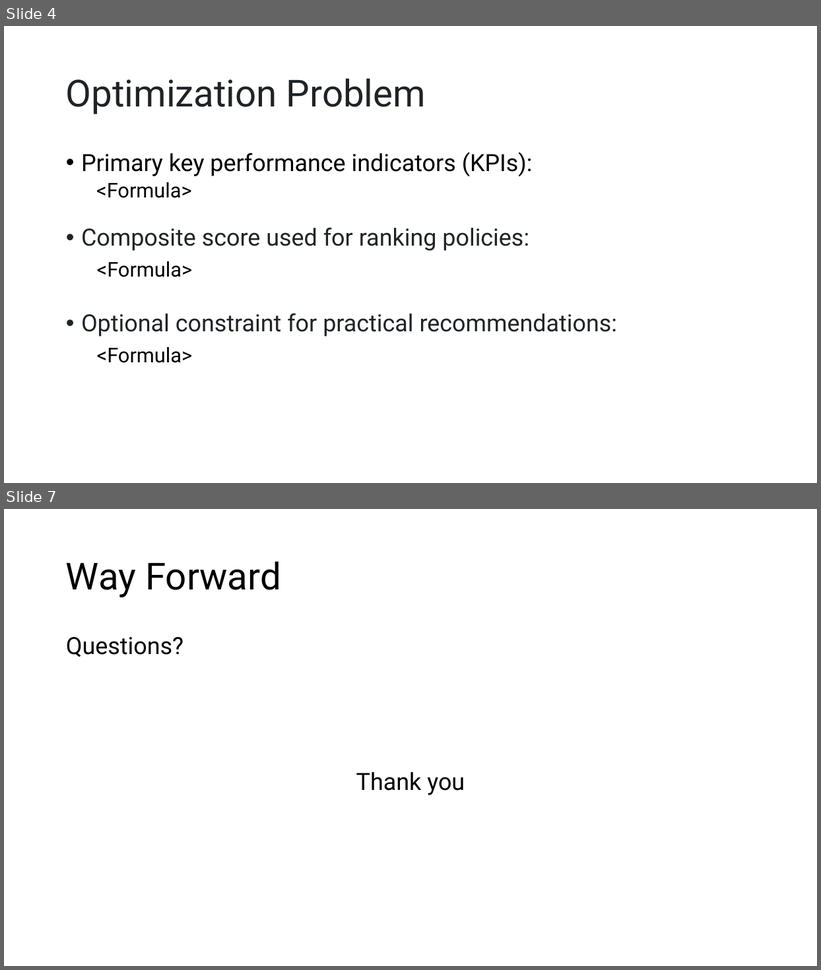
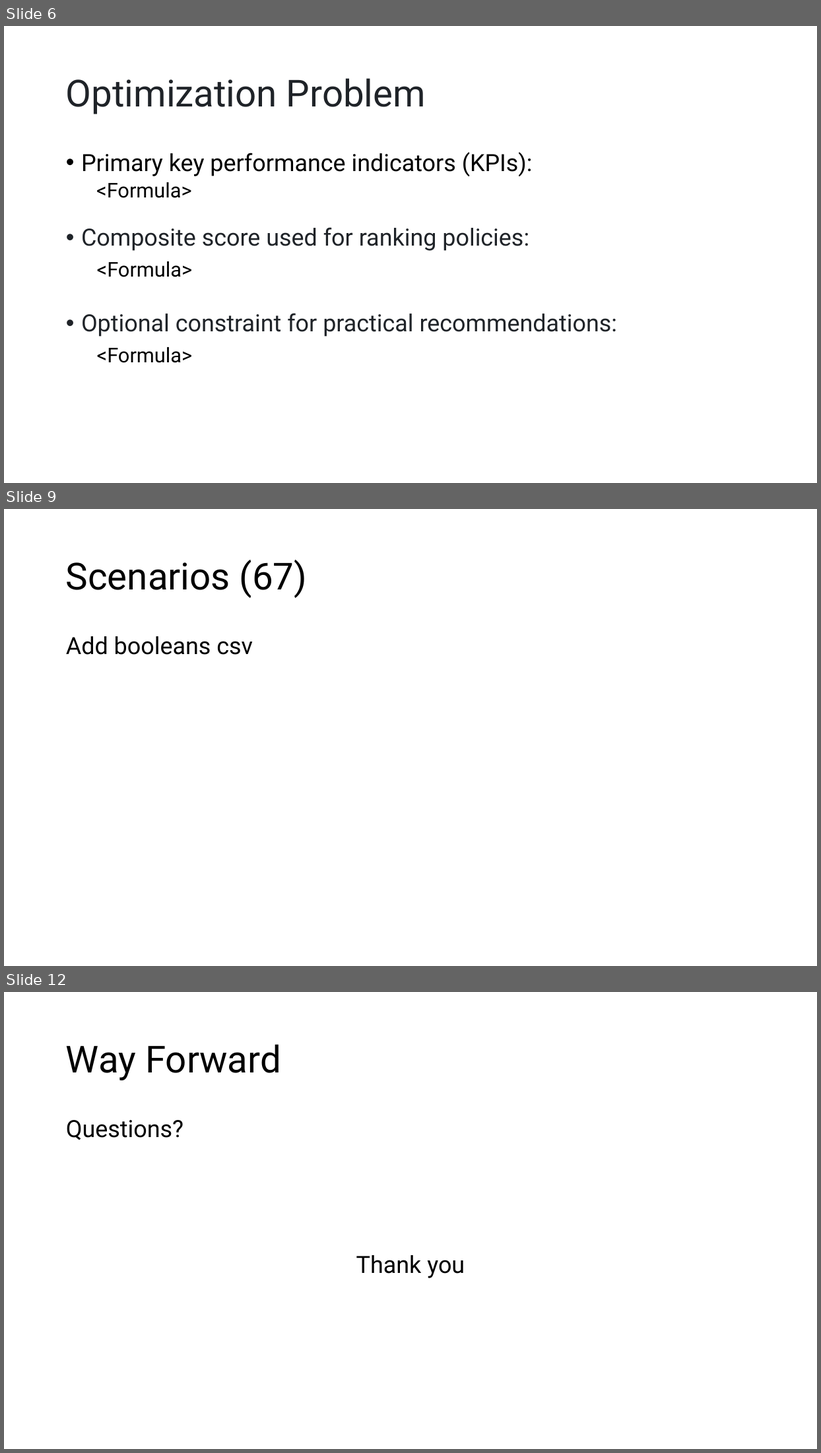
Before and after one commit to 404Simon/TheGreenEpoch, a slide deck: presentation/DraftSAMv1.pptx. Shown one above the other, each under a label of ours: slides 4 and 7 before the commit, slides 6, 9 and 12 after it; the slides between them are not shown. The pictures are 821x970 and 821x1453 pixels, drawn with LibreOffice and Linux fonts; fonts in the diff are those of the drawing. Boxes give left, top, right and bottom in pixels: in the first picture for what was removed or moved away, otherwise in the second. Text is boxed around its words. In the diff, an @@ line names an element or a change of style, - is before the commit and + after.

```diff
--- a/presentation/DraftSAMv1.pptx
+++ b/presentation/DraftSAMv1.pptx
@@ slide 9 added at (4, 509, 817, 966), background #FFFFFF @@
@@ title added at (66, 560, 307, 598), 44 pt, text #000000 @@
+Scenarios (67)
@@ text added at (66, 636, 253, 655), 28 pt, text #000000 @@
+Add booleans csv
@@ what was slide 4 is now slide 6 @@
@@ what was slide 7 is now slide 12 @@
```
Also in this commit, not shown: 3 slides changed, 4 other slides added.
